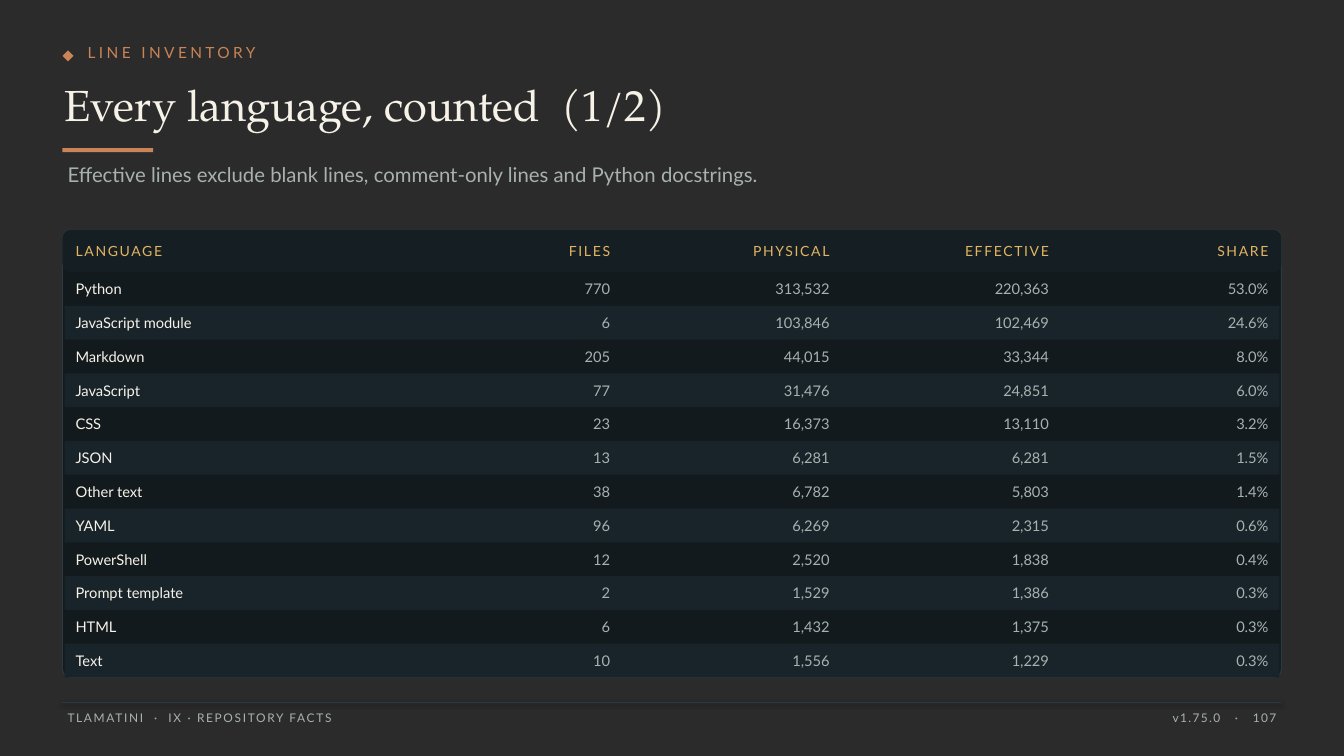
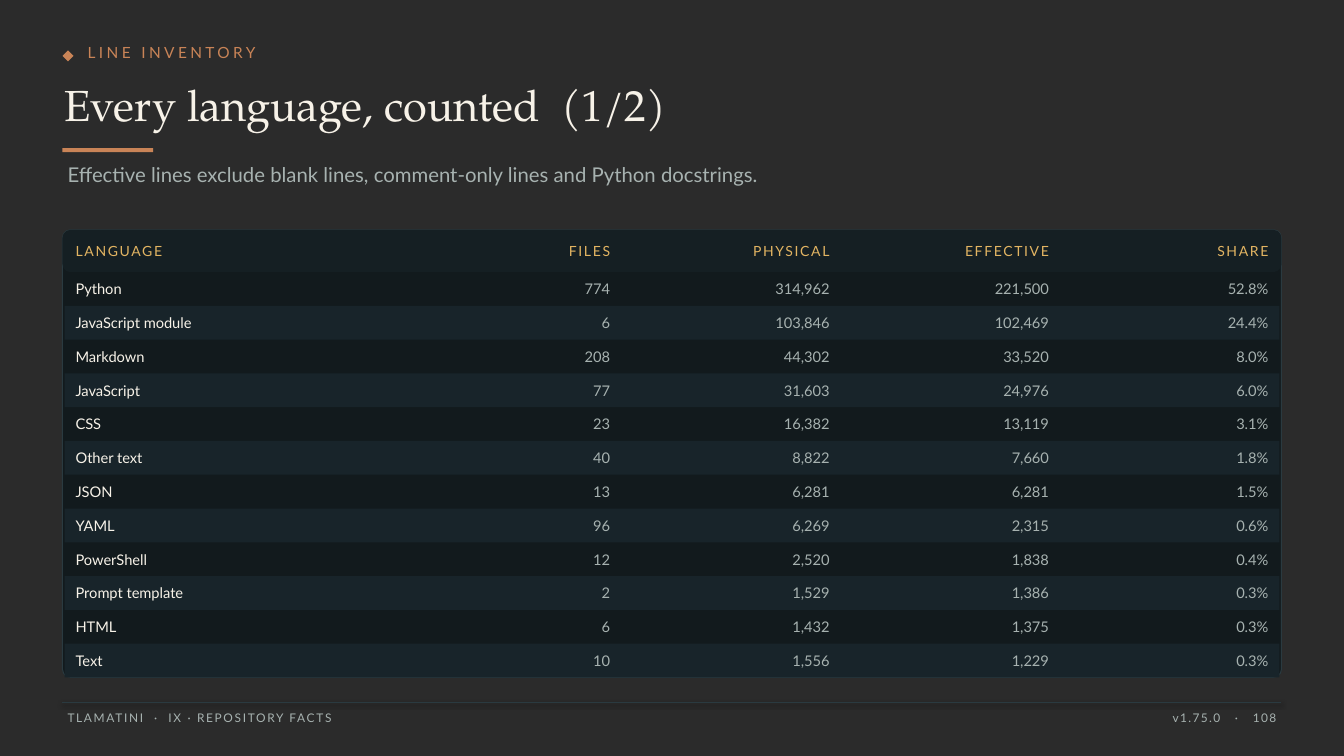
Before and after one commit to XAIHT/Tlamatini, a slide deck: slide 108 of Tlamatini_eXtended_Artificial_Intelligence_Humanly_Tempered.pptx (slide 107 before the commit). Drawn at 1344x756 pixels with LibreOffice and Linux fonts; fonts in the diff are those of the drawing; background and template pictures are left out; a plain dark background stands for a picture behind light text. Boxes give left, top, right and bottom in pixels: in the first picture for what was removed or moved away, otherwise in the second. Text is boxed around its words. In the diff, an @@ line names an element or a change of style, - is before the commit and + after.

```diff
--- a/Tlamatini_eXtended_Artificial_Intelligence_Humanly_Tempered.pptx
+++ b/Tlamatini_eXtended_Artificial_Intelligence_Humanly_Tempered.pptx
@@ text at <box>585,283,610,294</box>: text changed @@
-770
+774
@@ text at <box>775,283,829,296</box>: text changed @@
-313,532
+314,962
@@ text at <box>995,283,1049,296</box>: text changed @@
-220,363
+221,500
@@ text at <box>1228,283,1269,294</box>: text changed @@
-53.0%
+52.8%
@@ text at <box>1228,317,1269,328</box>: text changed @@
-24.6%
+24.4%
@@ text at <box>585,351,610,362</box>: text changed @@
-205
+208
@@ text at <box>784,351,830,364</box>: text changed @@
-44,015
+44,302
@@ text at <box>1003,351,1049,364</box>: text changed @@
-33,344
+33,520
@@ text at <box>784,385,830,398</box>: text changed @@
-31,476
+31,603
@@ text at <box>1003,385,1049,398</box>: text changed @@
-24,851
+24,976
@@ text at <box>784,418,830,431</box>: text changed @@
-16,373
+16,382
@@ text at <box>1003,418,1049,431</box>: text changed @@
-13,110
+13,119
@@ text at <box>1236,418,1268,429</box>: text changed @@
-3.2%
+3.1%
@@ text "Other text": place and size @@
-text "Other text" at <box>76,486,142,497</box>
+text "Other text" at <box>76,452,142,463</box>
@@ text added at <box>593,452,610,463</box>, 10.5 pt, text #A7B2B0 @@
+40
@@ text at <box>792,452,829,465</box>: text changed @@
-6,281
+8,822
@@ 3 texts: place and size @@
-3 texts at <box>76,452,1049,465</box>
+3 texts at <box>76,486,1049,499</box>
@@ text added at <box>1012,452,1049,465</box>, 10.5 pt, text #A7B2B0 @@
+7,660
@@ text at <box>1236,452,1268,463</box>: text changed @@
-1.5%
+1.8%
@@ text removed at <box>593,486,610,497</box> @@
-38
@@ text at <box>792,486,829,499</box>: text changed @@
-6,782
+6,281
@@ text removed at <box>1012,486,1049,499</box> @@
-5,803
@@ text at <box>1236,486,1268,497</box>: text changed @@
-1.4%
+1.5%
@@ text at <box>1173,713,1276,722</box>: text changed @@
-v1.75.0 · 107
+v1.75.0 · 108
```
Also in this commit, not shown: 44 other slides changed, 2 slides added, 1 slide removed, 11 other files.
